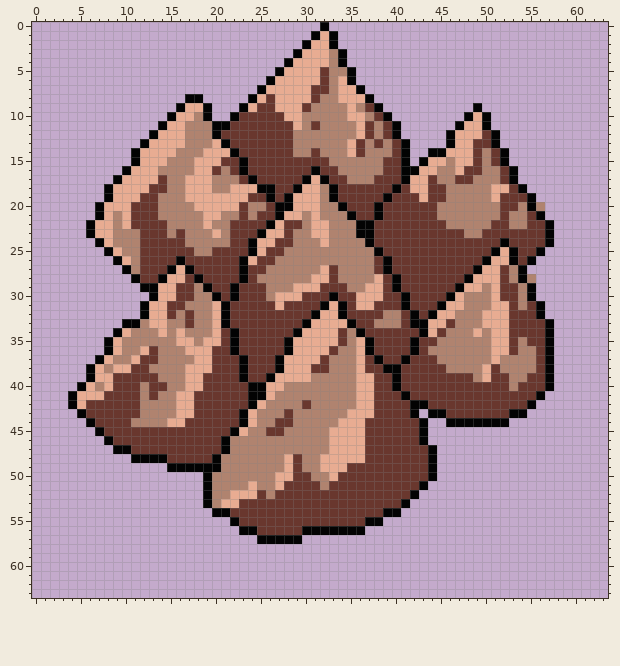
Two versions of one pixel-art sprite, public/assets/Tiles/Plains/Mountains/sheet01.png. Above, as it was before the edit.
The file is 64x64 pixels.
And afterwards:
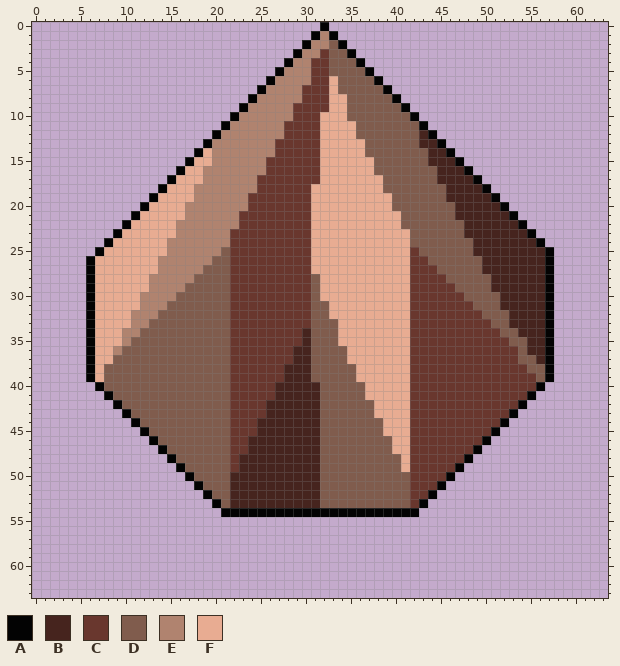
Palette (. is transparent): A #030303  B #46241e  C #69372e  D #805c4d  E #b0836f  F #e8ac92
Change:
Changed rows in their new state; - is an unchanged pixel.
first column x 4:
 1 ----------------------------E-------------------------
 2 ---------------------------EEDA-----------------------
 3 --------------------------EECDDA----------------------
 4 -------------------------EECCDDDA---------------------
 5 ------------------------EEEC-DDDDA--------------------
 6 -----------------------EEEEC-FDDDDA-------------------
 7 ----------------------EEEEC--FDDDDDA------------------
 8 -------------..------EEEEEC-CF-DDDDDA-----------------
 9 ------------....----EEEEEC-CCFFDDDDDDA-------.--------
10 -----------.....---EEEEEECCCFFFDDDDDDDA-----...-------
11 ----------.......-EEEEEE-CC-FFFFDDDDDDDA---....-------
12 ---------.......-EEEEEEE-CCCFFFFDDDDDDDBA-......------
13 --------.......AEEEEEEE--CCCFFF-FDDDDDDBBA......------
14 -------.......A-EEEEEEE--CC-FFF-FDDDDDDDBBA......-----
15 -------......A--EEEEEE------FFFFFFDDDDDDBBBA.....-----
16 ------......AF-EE-EEEE-----CFFFFFFDDDDDDDBBBA.....----
17 -----......AF--E---EE-----CCFFFFFFFDDDDDDBBBBA....----
18 ----......AFF-EE--EEECC--CC-FFFFFFFDDDDDDDBBBBA....---
19 ----.....AFFF-EEEEEE--C-CCC-FFFFFFFFDDDDDDBBBBBA....--
20 ---.....AFFFF-EEEEEECC-CCCC-FFFFFFFFDDDDDDDBBBBBA....-
21 ---....AFFFFF--EE---C--CCCC-FFFFFFFFFDDDDDDBBBBBBA...-
22 --....AFFFFF---E--E---CC--C--FFFFFFFFDDDDDDDBBBBBBA...
23 --...AFFFFFFE---E----CCC-CC--FFFFFFFFFDDDDDDBBBBBBBA..
24 ---.AFFFFFFEE-------CCC--CCF-FFFFFFFFFDDDDDDDBBBBBBBA.
25 ---AF-FFFFFEEE--ED--CC--CCCFFFFFFFFFFF-DDDDDDBBBBBBBBA
26 --AFFF-FFFEEEEEEDD-CC--CCCCFFFFFFFFFFF--DDDDDDBBBBBBBA
27 --AFFFFFFFEEEEEDDD-C--CCCCCF-FFFFFFFFF---DDDDDBBBBBBBA
28 --AFFFFFFEEEEEDDDD-C-CCCCCCD-FFFFF-FFF----DDDDDBBBBBBA
29 --AFFFFFFEEEEDDDDDC---CCCCCDFFFFF--FFF-----DDDDBBBBBBA
30 --AFFFFFEEEEDDDDDDC---CCCC-DFFFF---FFF----CCDDDDBBBBBA
31 --AFFFFFEEEDDDDDDD-----C---DD-FF--FFFF---CCCCDDDBBBBBA
32 --AFFFFEEEDDDDDDDD---------DD-FFFFFFFFC-CCCCCCDDDBBBBA
33 --AFFFFE-DDDDDDDDD--------CDDD-FFFFFFFCCCC-CCCCDDBBBB-
34 --AFFFE-DDDDDDDDDDC------CBDDDFFFFFFFF-CC-CCCCCCDDBBB-
35 --AFF--DDDDDDDDDDDC-----CCBDDDFF-FFFFFC--CCCCCCCCDDBB-
36 --AFFEDDDDDDDDDDDDC-----CBBDDDDF-FFFFFC-CCCCCCCCC-DBB-
37 --AF-DDDDDDDDDDDDD-C---CCBBDDDDF-FFFFF---CCCCCCCCCDDB-
38 ----DDDDDDDDDDDDDD-C---CBBBDDDDD-FFFFF----CCCCC-CCCDD-
39 ----DDDDDDDDDDDDDD-C--CCBBBDDDDD--FFFF-------CC--CC-D-
40 -..ADDDDDDDDDDDDDD--CCCBBBBBDDDDD-FFFF-----------C--A.
41 ....ADDDDDDDDDDDDD--CCCBBBBBDDDDD-FFFF-------------A.-
42 .....ADDDDDDDDDDDD--CCBBBBBBDDDDDDFFFFCC----------A.--
43 -.....ADDDDDDDDDDD-CCCBBBBBBDDDDDDFFFFCCCC--------.---
44 --.....ADDDDDDDDDD-CCBBBBBBBDDDDDDDFFF-CCCCCCCCC------
45 ---.....ADDDDDDDDDCCCBBBBBBBDDDDDDDFFF-CCCCCCCCA------
46 ----.....ADDDDDDDDCCBBBBBBBBDDDDDDDDFF-CCCCCCCA-------
47 -----.....ADDDDDDDCCBBBBBBBBDDDDDDDDFF--CCCCCA--------
48 -------....ADDDDDDCBBBBBBBBBDDDDDDDDDF--CCCCA---------
49 -----------.-DDDDDCBBBBBBBBBDDDDDDDDDF--CCCA----------
50 -------------ADDDDBBBBBBBBBBDDDDDDDDDD--CCA-----------
51 --------------ADDDBBBBBBBBBBDDDDDDDDDD-CCA------------
52 ----------------DDBBBBBBBBBBDDDDDDDDDDCCA-------------
53 ---------------.ADBBBBBBBBBBDDDDDDDDDDCA--------------
54 ----------------.-AAAAAAAAAAAAAAAAA--AA---------------
55 ------------------.................-------------------
56 -------------------..............---------------------
57 ---------------------.....----------------------------
